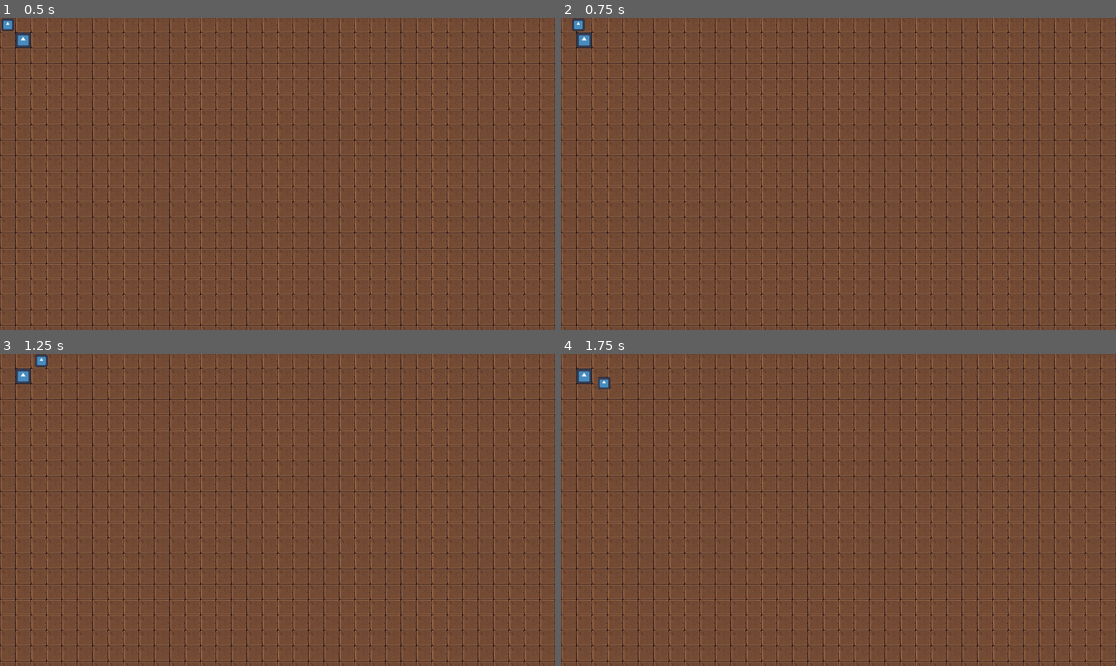
Above: before the commit, frames 1-4 (two rows, left to right).
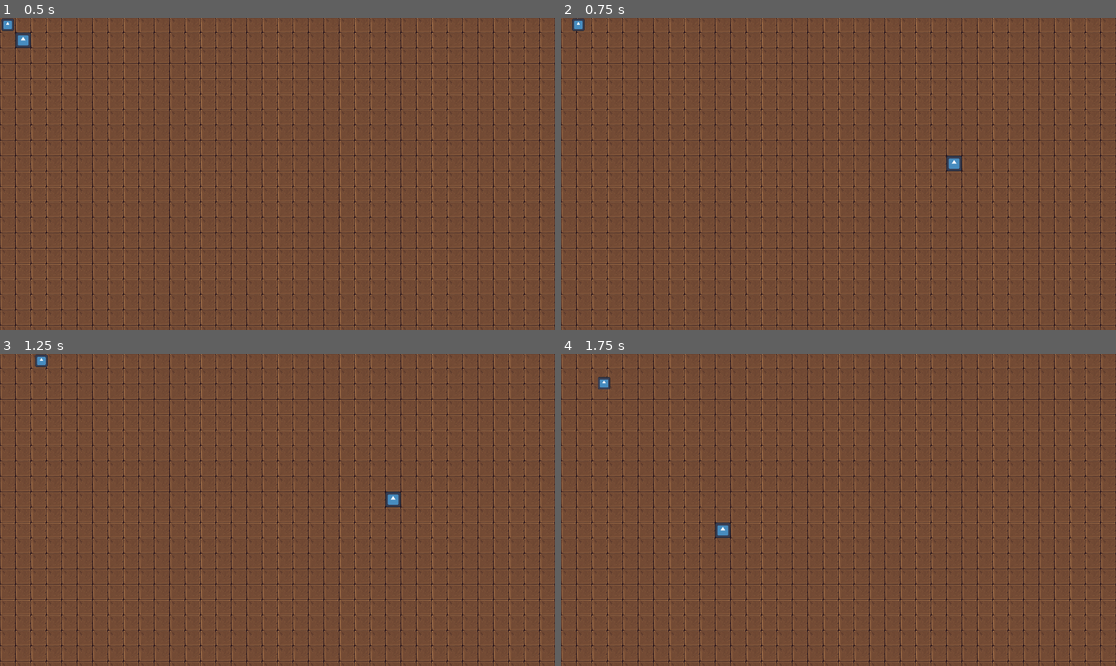
Above: after the commit, the same moments.

Repository: Johardt/farworld
Game: Godot game, scene res://scenes/main.tscn
Same seed, same stepped clock (60 frames per second), same inputs: the game is played once before the commit and once after it. The engine's default icon, where the game draws it, is replaced by a stand-in: a white triangle on a blue panel in a dark square.
Inputs (mouse positions are in pixels of both pictures, inside the frame that each line leads up to):
- Up to frame 1 (0.5 s): no input
- Up to frame 2 (0.75 s): tap Enter at 0.5 s; move the mouse to (960, 158) at 0.52 s; hold D (right) from 0.53 s (still down); right-click (960, 158) at 0.6 s
- Up to frame 3 (1.25 s): keep holding D (right)
- Up to frame 4 (1.75 s): move the mouse to (727, 525) at 1.27 s; release D (right) at 1.28 s; hold S (down) from 1.28 s (still down); right-click (727, 525) at 1.35 s

Frame 1 is identical in both runs. In frame 2, 0.3% of the frame differs, in the area x 2-73%, y 4-49%; in frame 3, 0.3%; in frame 4, 0.3%.

Commit message:
rename project

Diff:
--- a/project.godot
+++ b/project.godot
@@ -10,7 +10,7 @@
 
 [application]
 
-config/name="project-r"
+config/name="farworld"
 run/main_scene="uid://b418qo0rtv2c4"
 config/features=PackedStringArray("4.6", "Mobile")
 config/icon="res://icon.svg"
@@ -37,6 +37,11 @@
 "events": [Object(InputEventKey,"resource_local_to_scene":false,"resource_name":"","device":-1,"window_id":0,"alt_press …(192 unchanged characters)…
 ]
 }
+"select tile"={
+"deadzone": 0.2,
+"events": [Object(InputEventMouseButton,"resource_local_to_scene":false,"resource_name":"","device":-1,"window_id":0,"alt_pressed":false,"shift_pressed":false,"ctrl_pressed":false,"meta_pressed":false,"button_mask":2,"position":Vector2(775, 36),"global_position":Vector2(784, 112),"factor":1.0,"button_index":2,"canceled":false,"pressed":true,"double_click":false,"script":null)
+]
+}
 
 [physics]
 
